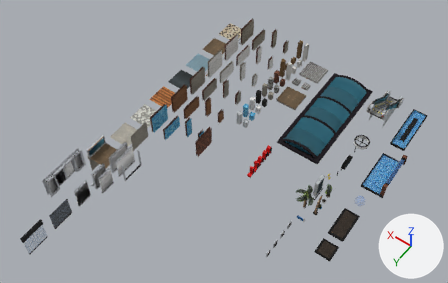
An edit to the FBX model Assets/VXR1161/Models/DealStealer-ModelKit.fbx, drawn before and after from the same camera.
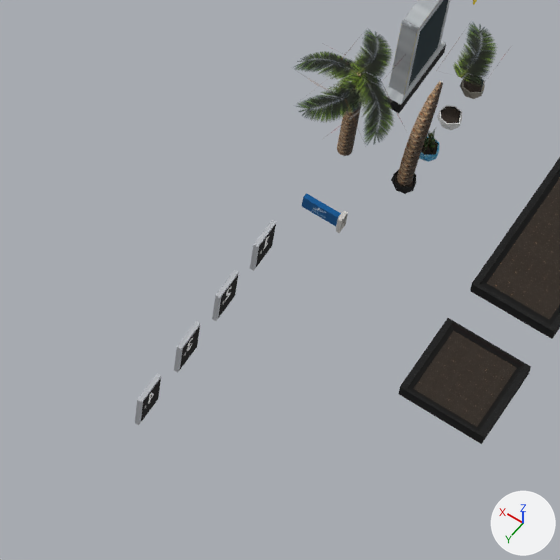
The first picture shows the older version from a 50 mm lens placed at (-41.1, 59.1, 63.0), pointed at (-13.5, 20.4, 2.2). The close-ups show the older and then the newer version on the part from 54% to 77% of the width and 63% to 100% of the height of that picture. Only the edits that show in the close-ups are written down. The lights are fixed; the arrows at lower right show +X, +Y and +Z. Where no turn or scale is listed for an object, it has been applied to the vertices.

Script lines for the objects in view, before the commit:
```python
me_cube_057 = bpy.data.meshes.new('Cube.057')
me_cube_057.from_pydata(...)  # 64 vertices, 71 faces; spans x -0.5..0.0, y 0.0..2.0, z 0.0..3.0
# faces by material slot: [69, 2]
me_cube_057.materials.append(mat_trim_sheet)  # picture img_mall__trim_sheet__png
me_cube_057.materials.append(mat_screen)  # picture img_mall__trim_sheet__png
me_cylinder_001 = bpy.data.meshes.new('Cylinder.001')
me_cylinder_001.from_pydata(...)  # 153 vertices, 120 faces; spans x -1.42..1.44, y -1.43..1.44, z 0.01..3.02
me_cylinder_001.materials.append(mat_trim_sheet)  # picture img_mall__trim_sheet__png
me_cylinder_003 = bpy.data.meshes.new('Cylinder.003')
me_cylinder_003.from_pydata(...)  # 97 vertices, 96 faces; spans x -0.17..0.17, y -0.95..0.17, z 0.01..2.94
me_cylinder_003.materials.append(mat_trim_sheet)  # picture img_mall__trim_sheet__png
ob_info_sign = bpy.data.objects.new('Info Sign', me_cube_057)
ob_info_sign.location = (-26.0, 18.0, 0.0)
ob_palm_tree = bpy.data.objects.new('Palm Tree', me_cylinder_001)
ob_palm_tree.location = (-26.0, 21.5, 0.0)
ob_palm_tree_bent = bpy.data.objects.new('Palm Tree.Bent', me_cylinder_003)
ob_palm_tree_bent.location = (-27.5, 21.5, 0.0)
# also in view: 'Escalator Sign' at (-26.5, 23.3, 0.2); 'Flower Bed.Small' at (-31.0, 25.0, 0.2); 'Flower Bed' at (-31.0, 21.0, 0.2); 'Plane.004' at (-27.8, 19.7, 3.1)
```
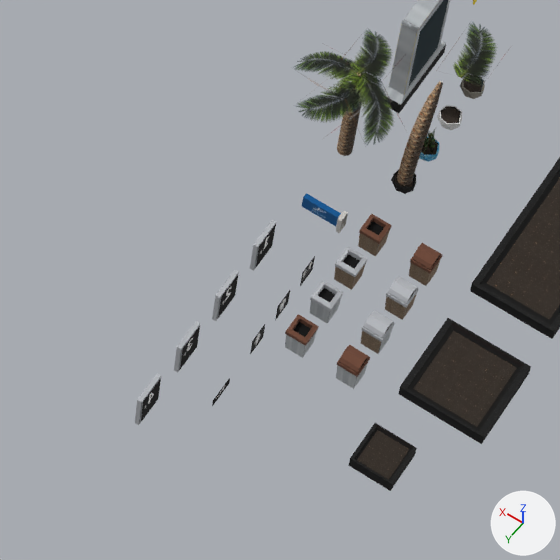
Where the newer file only moved an object's origin or applied its transform, the numbers keep the older frame.

Changed parts and their boxes [x1, y1, x2, y2] in the close-ups (560 x 560 px):
'Flower Bed.Tiny', added: after [349, 423, 417, 491]
'Garbage Can D.Plastic', added: after [336, 345, 370, 389]
'Garbage Can D.Metal', added: after [361, 310, 395, 354]
'Garbage Can C.Plastic', added: after [285, 314, 319, 358]
'Garbage Can B.Metal', added: after [385, 276, 419, 320]
'Garbage Can B.Plastic', added (brown): after [409, 243, 443, 286]
'Garbage Can C.Metal', added: after [310, 280, 343, 323]
'Garbage Can A.Metal', added: after [334, 247, 368, 290]
'Garbage Can A.Plastic', added (brown): after [358, 213, 392, 256]
'Bathroom Sign.Women', added: after [250, 324, 265, 354]
'Bathroom Sign.Men', added: after [275, 290, 290, 320]
'Bathroom Sign', added: after [300, 256, 315, 286]
'Directional Sign', added: after [212, 378, 230, 406]

The change, as a list of edits to the scene's bpy script:
```text
Add ob_garbage_can_a_metal:
    ob_garbage_can_a_metal = bpy.data.objects.new('Garbage Can A.Metal', me_cube_114)  # 40 vertices, 33 faces; spans x -0.466..0.034, y -0.034..0.466, z 0.0..0.75; in mat_trim_sheet (picture img_mall__trim_sheet__png)
    ob_garbage_can_a_metal.location = (-27.5, 24.0, 0.0)
Add ob_garbage_can_d_metal:
    ob_garbage_can_d_metal = bpy.data.objects.new('Garbage Can D.Metal', me_cube_119)  # 48 vertices, 46 faces; spans x -0.466..0.034, y -0.034..0.466, z 0.0..0.897; in mat_trim_sheet (picture img_mall__trim_sheet__png)
    ob_garbage_can_d_metal.location = (-28.75, 25.0, 0.0)
Add ob_garbage_can_b_plastic:
    ob_garbage_can_b_plastic = bpy.data.objects.new('Garbage Can B.Plastic', me_cube_098)  # 64 vertices, 58 faces; spans x -0.466..0.034, y -0.034..0.466, z 0.0..0.897; in mat_trim_sheet (picture img_mall__trim_sheet__png)
    ob_garbage_can_b_plastic.location = (-28.75, 23.0, 0.0)
Add ob_bathroom_sign_men:
    ob_bathroom_sign_men = bpy.data.objects.new('Bathroom Sign.Men', me_cube_112)  # 18 vertices, 14 faces; spans x 0.0..0.008, y 0.0..0.5, z 0.0..0.577; in mat_trim_sheet (picture img_mall__trim_sheet__png)
    ob_bathroom_sign_men.location = (-27.0, 25.5, 0.0)
Add ob_flower_bed_tiny:
    ob_flower_bed_tiny = bpy.data.objects.new('Flower Bed.Tiny', me_mesh_004)  # 89 vertices, 168 faces; spans x -0.997..0.003, y -0.001..0.999, z 0.0..0.313; in mat_trim_sheet (picture img_mall__trim_sheet__png)
    ob_flower_bed_tiny.location = (-30.0, 27.01, 0.0)
Add ob_garbage_can_b_metal:
    ob_garbage_can_b_metal = bpy.data.objects.new('Garbage Can B.Metal', me_cube_118)  # 64 vertices, 58 faces; spans x -0.466..0.034, y -0.034..0.466, z 0.0..0.897; in mat_trim_sheet (picture img_mall__trim_sheet__png)
    ob_garbage_can_b_metal.location = (-28.75, 24.0, 0.0)
Add ob_bathroom_sign:
    ob_bathroom_sign = bpy.data.objects.new('Bathroom Sign', me_cube_110)  # 12 vertices, 9 faces; spans x 0.0..0.008, y 0.0..0.5, z 0.0..0.577; in mat_trim_sheet (picture img_mall__trim_sheet__png)
    ob_bathroom_sign.location = (-27.0, 24.5, 0.0)
Add ob_bathroom_sign_women:
    ob_bathroom_sign_women = bpy.data.objects.new('Bathroom Sign.Women', me_cube_113)  # 18 vertices, 14 faces; spans x 0.0..0.008, y 0.0..0.5, z 0.0..0.577; in mat_trim_sheet (picture img_mall__trim_sheet__png)
    ob_bathroom_sign_women.location = (-27.0, 26.5, 0.0)
Add ob_garbage_can_c_metal:
    ob_garbage_can_c_metal = bpy.data.objects.new('Garbage Can C.Metal', me_cube_115)  # 24 vertices, 21 faces; spans x -0.466..0.034, y -0.034..0.466, z 0.0..0.75; in mat_trim_sheet (picture img_mall__trim_sheet__png)
    ob_garbage_can_c_metal.location = (-27.5, 25.0, 0.0)
Add ob_directional_sign:
    ob_directional_sign = bpy.data.objects.new('Directional Sign', me_cube_111)  # 12 vertices, 9 faces; spans x 0.0..0.01, y 0.0..0.65, z 0.0..0.25; in mat_trim_sheet (picture img_mall__trim_sheet__png)
    ob_directional_sign.location = (-27.0, 27.84, 0.0)
Add ob_garbage_can_c_plastic:
    ob_garbage_can_c_plastic = bpy.data.objects.new('Garbage Can C.Plastic', me_cube_116)  # 24 vertices, 21 faces; spans x -0.466..0.034, y -0.034..0.466, z 0.0..0.75; in mat_trim_sheet (picture img_mall__trim_sheet__png)
    ob_garbage_can_c_plastic.location = (-27.5, 26.0, 0.0)
Add ob_garbage_can_d_plastic:
    ob_garbage_can_d_plastic = bpy.data.objects.new('Garbage Can D.Plastic', me_cube_120)  # 48 vertices, 46 faces; spans x -0.466..0.034, y -0.034..0.466, z 0.0..0.897; in mat_trim_sheet (picture img_mall__trim_sheet__png)
    ob_garbage_can_d_plastic.location = (-28.75, 26.0, 0.0)
Add ob_garbage_can_a_plastic:
    ob_garbage_can_a_plastic = bpy.data.objects.new('Garbage Can A.Plastic', me_cube_097)  # 40 vertices, 33 faces; spans x -0.466..0.034, y -0.034..0.466, z 0.0..0.75; in mat_trim_sheet (picture img_mall__trim_sheet__png)
    ob_garbage_can_a_plastic.location = (-27.5, 23.0, 0.0)
```
